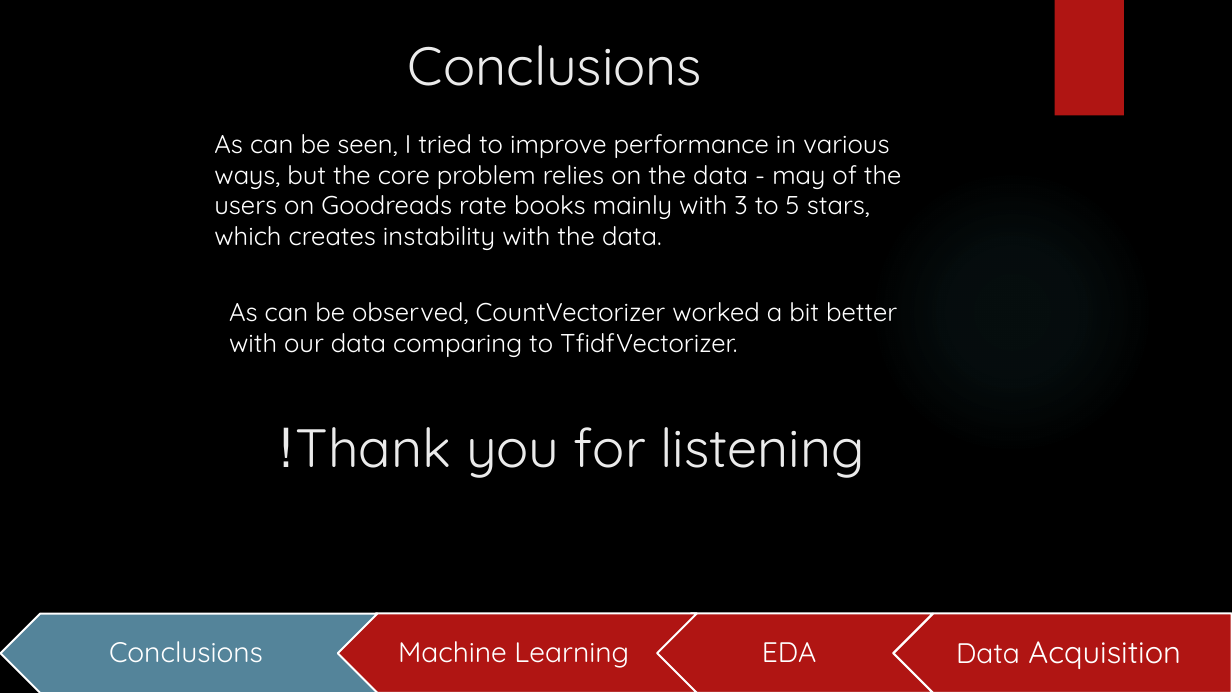
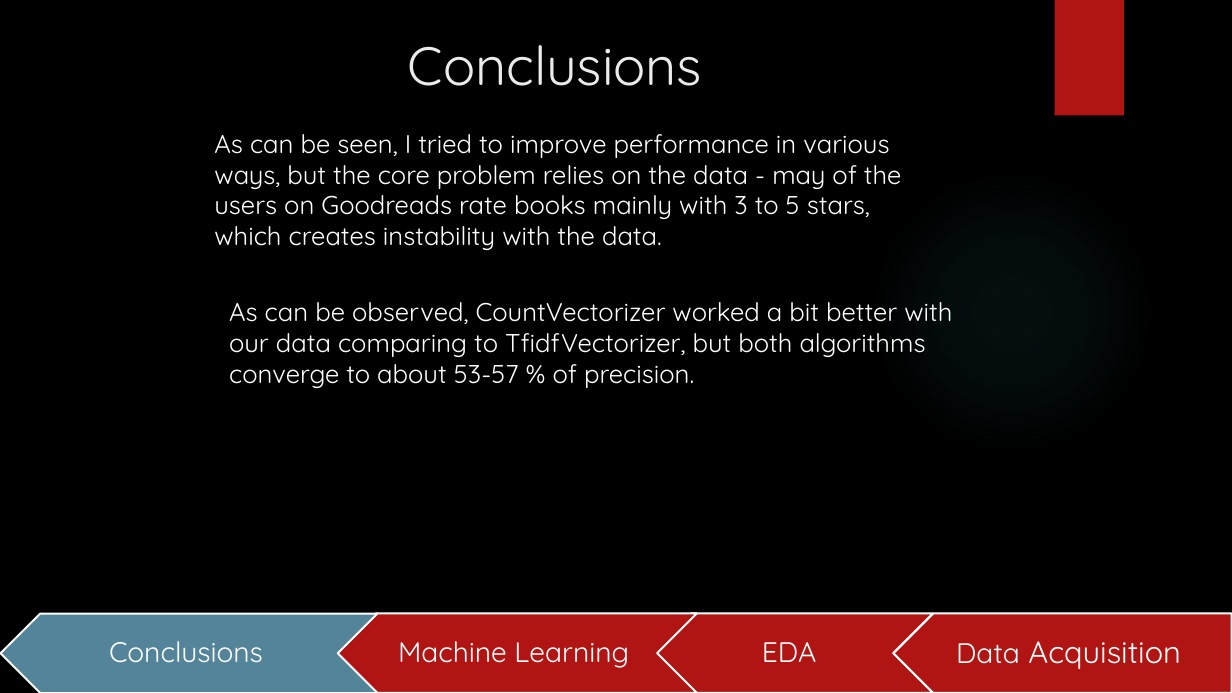
Before and after one commit to yaniv208/DataScienceProject, a slide deck: slide 13 of Books popularity prediction.pptx (slide 12 before the commit). Drawn at 1232x693 pixels with LibreOffice and Linux fonts; fonts in the diff are those of the drawing; background and template pictures are left out. Boxes give left, top, right and bottom in pixels: in the first picture for what was removed or moved away, otherwise in the second. Text is boxed around its words. In the diff, an @@ line names an element or a change of style, - is before the commit and + after.

```diff
--- a/Books popularity prediction.pptx
+++ b/Books popularity prediction.pptx
@@ text at box(229, 302, 952, 388): text changed @@
-As can be observed, CountVectorizer worked a bit better with our data comparing to TfidfVectorizer.
+As can be observed, CountVectorizer worked a bit better with our data comparing to TfidfVectorizer, but both algorithms converge to about 53-57 % of precision.
@@ text removed at box(296, 427, 865, 478) @@
-Thank you for listening!
```
Also in this commit, not shown: 9 other slides changed, 2 slides added.
